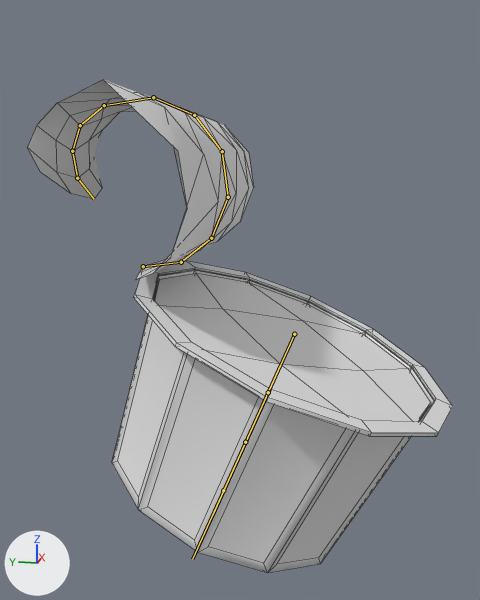
An edit to the FBX model Food/BeetleJelly.fbx, drawn before and after from the same camera.
Camera for both pictures: a 50 mm camera at (-3.08, 0.51, 3.73) aimed at (0.0, 1.12, 2.96). The lights are fixed; the arrows at lower left show +X, +Y and +Z. The first picture is the older version. Both versions are drawn at frame 39 of the action 'Armature|Pour'; the numbers are the values there. The bones that change, and the others that lie on the model, are drawn over the model as lines. Mesh edges are drawn as thin lines.

Objects in the first picture: 'Cup', 'Jelly_Full'.
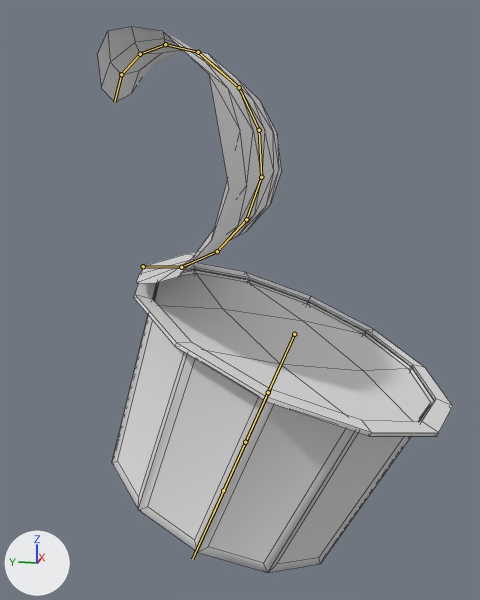
Commit message: update beetle jelly animation

Pixel boxes [x1, y1, x2, y2] of what changed, in the pictures (480 x 600 px):
'Cup', posed (16% narrower, 11% taller)
    before: [27, 80, 453, 573]
    after: [97, 27, 453, 573]
bone 'Lid01', root to tip
    before: (143, 266) to (181, 262)
    after: (143, 266) to (181, 267)
bone 'Lid02', root to tip
    before: (181, 262) to (211, 238)
    after: (181, 267) to (217, 251)
bone 'Lid03', root to tip
    before: (211, 238) to (228, 197)
    after: (217, 251) to (246, 219)
bone 'Lid04', root to tip
    before: (228, 197) to (222, 151)
    after: (246, 219) to (261, 177)
bone 'Lid05', root to tip
    before: (222, 151) to (194, 115)
    after: (261, 177) to (259, 130)
bone 'Lid06', root to tip
    before: (194, 115) to (153, 97)
    after: (259, 130) to (239, 87)
bone 'Lid07', root to tip
    before: (153, 97) to (104, 105)
    after: (239, 87) to (198, 52)
bone 'Lid09', root to tip
    before: (80, 125) to (72, 151)
    after: (165, 44) to (140, 54)
bone 'Lid10', root to tip
    before: (72, 151) to (77, 178)
    after: (140, 54) to (121, 74)
bone 'Lid11', root to tip
    before: (77, 178) to (94, 199)
    after: (121, 74) to (114, 102)

The change, as a diff of the scene's bpy script:
```diff
--- a/Food/BeetleJelly.fbx.py
+++ b/Food/BeetleJelly.fbx.py
@@ bone_lid01 @@
 bone_lid01 = bpy.data.objects['Armature'].pose.bones['Lid01']  # child of 'Cup'
-bone_lid01.rotation_quaternion = (0.966, 0.259, 0.0, 0.0)  # degrees (30, 0, 0)
+bone_lid01.rotation_quaternion = (0.98, 0.201, 0.0, 0.0)  # degrees (23, 0, 0)
@@ bone_lid02 @@
 bone_lid02 = bpy.data.objects['Armature'].pose.bones['Lid02']  # child of 'Lid01'
-bone_lid02.rotation_quaternion = (0.966, 0.259, 0.0, 0.0)  # degrees (30, 0, 0)
+bone_lid02.rotation_quaternion = (0.98, 0.201, 0.0, 0.0)  # degrees (23, 0, 0)
@@ bone_lid03 @@
 bone_lid03 = bpy.data.objects['Armature'].pose.bones['Lid03']  # child of 'Lid02'
-bone_lid03.rotation_quaternion = (0.966, 0.259, 0.0, 0.0)  # degrees (30, 0, 0)
+bone_lid03.rotation_quaternion = (0.98, 0.201, 0.0, 0.0)  # degrees (23, 0, 0)
@@ bone_lid04 @@
 bone_lid04 = bpy.data.objects['Armature'].pose.bones['Lid04']  # child of 'Lid03'
-bone_lid04.rotation_quaternion = (0.966, 0.259, 0.0, 0.0)  # degrees (30, 0, 0)
+bone_lid04.rotation_quaternion = (0.98, 0.201, 0.0, 0.0)  # degrees (23, 0, 0)
@@ bone_lid05 @@
 bone_lid05 = bpy.data.objects['Armature'].pose.bones['Lid05']  # child of 'Lid04'
-bone_lid05.rotation_quaternion = (0.966, 0.259, 0.0, 0.0)  # degrees (30, 0, 0)
+bone_lid05.rotation_quaternion = (0.98, 0.201, 0.0, 0.0)  # degrees (23, 0, 0)
@@ bone_lid06 @@
 bone_lid06 = bpy.data.objects['Armature'].pose.bones['Lid06']  # child of 'Lid05'
-bone_lid06.rotation_quaternion = (0.966, 0.259, 0.0, 0.0)  # degrees (30, 0, 0)
+bone_lid06.rotation_quaternion = (0.98, 0.201, 0.0, 0.0)  # degrees (23, 0, 0)
@@ bone_lid07 @@
 bone_lid07 = bpy.data.objects['Armature'].pose.bones['Lid07']  # child of 'Lid06'
-bone_lid07.rotation_quaternion = (0.966, 0.259, 0.0, 0.0)  # degrees (30, 0, 0)
+bone_lid07.rotation_quaternion = (0.98, 0.201, 0.0, 0.0)  # degrees (23, 0, 0)
@@ bone_lid09 @@
 bone_lid09 = bpy.data.objects['Armature'].pose.bones['Lid09']  # child of 'Lid08'
-bone_lid09.rotation_quaternion = (0.966, 0.259, 0.0, 0.0)  # degrees (30, 0, 0)
+bone_lid09.rotation_quaternion = (0.971, 0.24, 0.0, 0.0)  # degrees (28, 0, 0)
@@ bone_lid10 @@
 bone_lid10 = bpy.data.objects['Armature'].pose.bones['Lid10']  # child of 'Lid09'
-bone_lid10.rotation_quaternion = (0.966, 0.259, 0.0, 0.0)  # degrees (30, 0, 0)
+bone_lid10.rotation_quaternion = (0.971, 0.24, 0.0, 0.0)  # degrees (28, 0, 0)
@@ bone_lid11 @@
 bone_lid11 = bpy.data.objects['Armature'].pose.bones['Lid11']  # child of 'Lid10'
-bone_lid11.rotation_quaternion = (0.966, 0.259, 0.0, 0.0)  # degrees (30, 0, 0)
+bone_lid11.rotation_quaternion = (0.971, 0.24, 0.0, 0.0)  # degrees (28, 0, 0)
```
